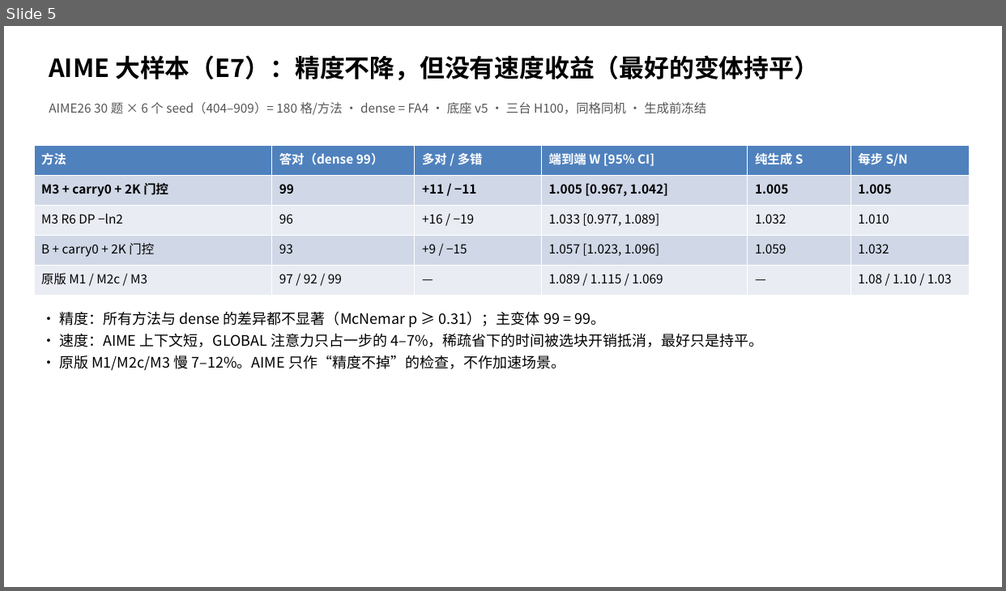
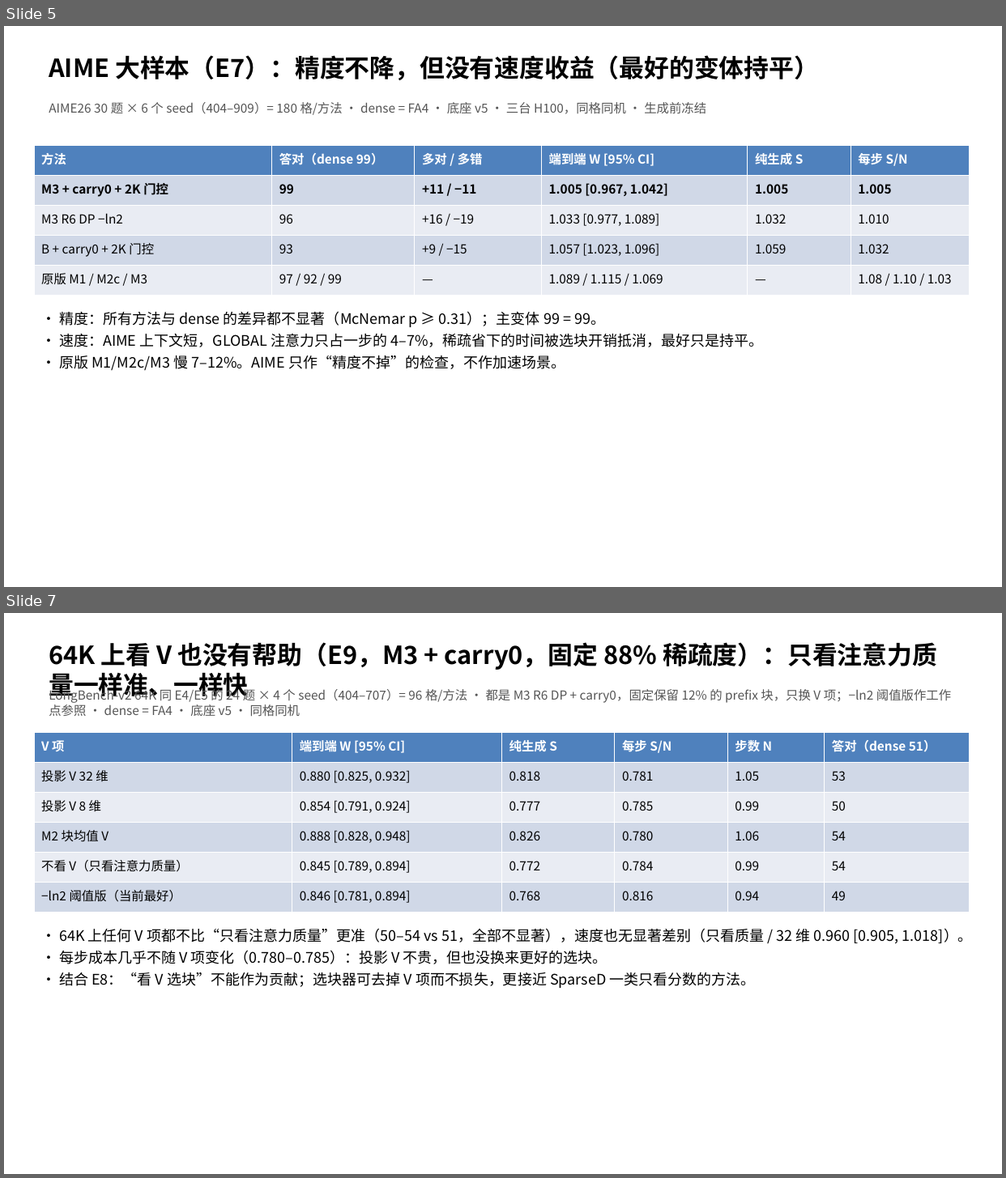
Before and after one commit to JunyuLiao/dlm, a slide deck: results/m1_m2_m3_frontier_v27_20260929/ppt_sample/dlm_sparse_attention_20261001.pptx. Shown one above the other, each under a label of ours: slide 5 before the commit, slides 5 and 7 after it; the slides between them are not shown. The pictures are 1006x591 and 1006x1178 pixels, drawn with LibreOffice and Linux fonts; fonts in the diff are those of the drawing. Boxes give left, top, right and bottom in pixels: in the first picture for what was removed or moved away, otherwise in the second. Text is boxed around its words. In the diff, an @@ line names an element or a change of style, - is before the commit and + after.

```diff
--- a/results/m1_m2_m3_frontier_v27_20260929/ppt_sample/dlm_sparse_attention_20261001.pptx
+++ b/results/m1_m2_m3_frontier_v27_20260929/ppt_sample/dlm_sparse_attention_20261001.pptx
@@ slide 7 added at [4, 613, 1002, 1174], background #FFFFFF @@
@@ text added at [49, 642, 937, 700], 24 pt, text #000000, bold @@
+64K 上看 V 也没有帮助（E9，M3 + carry0，固定 88% 稀疏度）：只看注意力质量一样准、一样快
@@ text added at [49, 688, 951, 717], 12 pt, text #555555 @@
+LongBench-v2 64K 同 E4/E5 的 24 题 × 4 个 seed（404–707）= 96 格/方法 · 都是 M3 R6 DP + carry0，固定保留 12% 的 prefix 块，只换 V 项；−ln2 阈值版作工作点参照 · dense = FA4 · 底座 v5 · 同格同机
@@ table added at [34, 733, 970, 913], 6 rows, 6 columns @@
+V 项 | 端到端 W [95% CI] | 纯生成 S | 每步 S/N | 步数 N | 答对（dense 51）
+投影 V 32 维 | 0.880 [0.825, 0.932] | 0.818 | 0.781 | 1.05 | 53
+投影 V 8 维 | 0.854 [0.791, 0.924] | 0.777 | 0.785 | 0.99 | 50
+M2 块均值 V | 0.888 [0.828, 0.948] | 0.826 | 0.780 | 1.06 | 54
+不看 V（只看注意力质量） | 0.845 [0.789, 0.894] | 0.772 | 0.784 | 0.99 | 54
+−ln2 阈值版（当前最好） | 0.846 [0.781, 0.894] | 0.768 | 0.816 | 0.94 | 49
@@ text added at [59, 928, 973, 988], 14 pt, text #000000 @@
+• 64K 上任何 V 项都不比“只看注意力质量”更准（50–54 vs 51，全部不显著），速度也无显著差别（只看质量 / 32 维 0.960 [0.905, 1.018]）。
+• 每步成本几乎不随 V 项变化（0.780–0.785）：投影 V 不贵，但也没换来更好的选块。
+• 结合 E8：“看 V 选块”不能作为贡献；选块器可去掉 V 项而不损失，更接近 SparseD 一类只看分数的方法。
```
Also in this commit, not shown: 2 slides changed, 9 other files.
